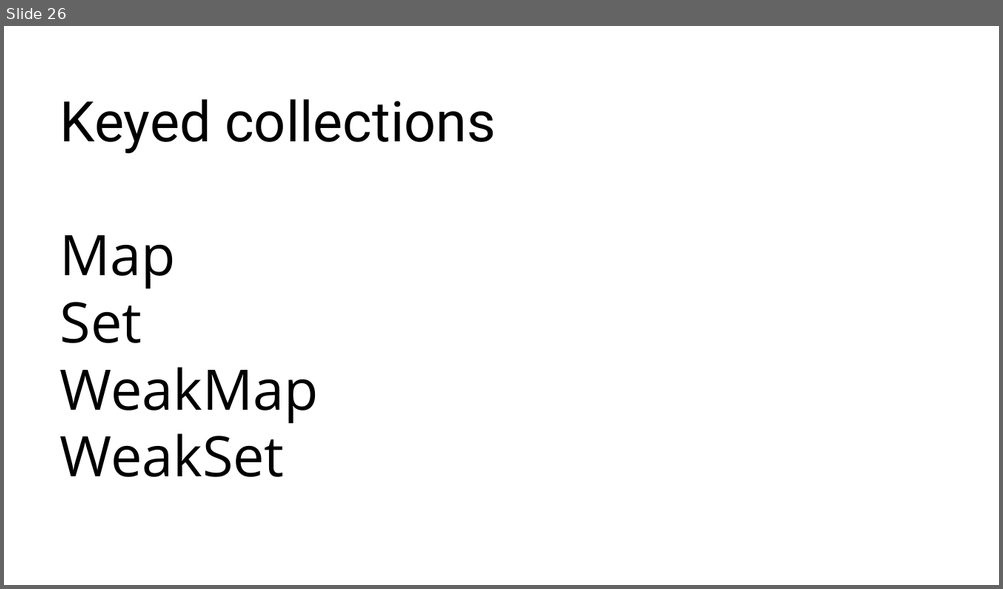
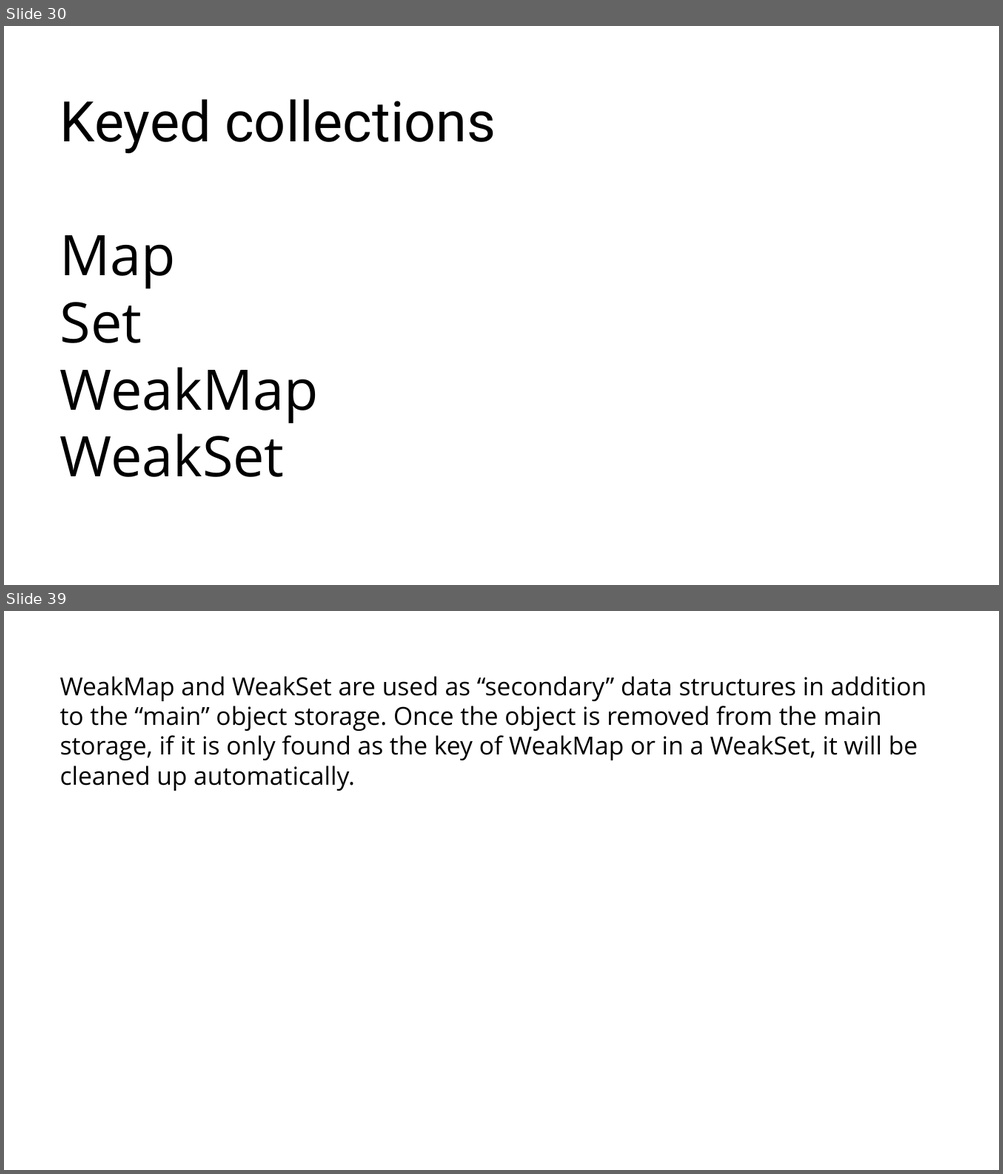
Before and after one commit to RostyslavSynenko/Lv-469.NodeJS, a slide deck: presentations/Built-in Collections.pptx. Shown one above the other, each under a label of ours: slide 26 before the commit, slides 30 and 39 after it; the slides between them are not shown. The pictures are 1003x589 and 1003x1174 pixels, drawn with LibreOffice and Linux fonts; fonts in the diff are those of the drawing; background and template pictures are left out. Boxes give left, top, right and bottom in pixels: in the first picture for what was removed or moved away, otherwise in the second. Text is boxed around its words. In the diff, an @@ line names an element or a change of style, - is before the commit and + after.

```diff
--- a/presentations/Built-in Collections.pptx
+++ b/presentations/Built-in Collections.pptx
@@ slide 39 added at [4,611,999,1170], background #FFFFFF @@
@@ title added at [60,676,927,791], 24 pt, text #000000 @@
+WeakMap and WeakSet are used as “secondary” data structures in addition to the “main” object storage. Once the object is removed from the main storage, if it is only found as the key of WeakMap or in a WeakSet, it will be cleaned up automatically.
@@ what was slide 26 is now slide 30 @@
```
Also in this commit, not shown: 4 slides changed, 13 other slides added, 1 slide removed.
